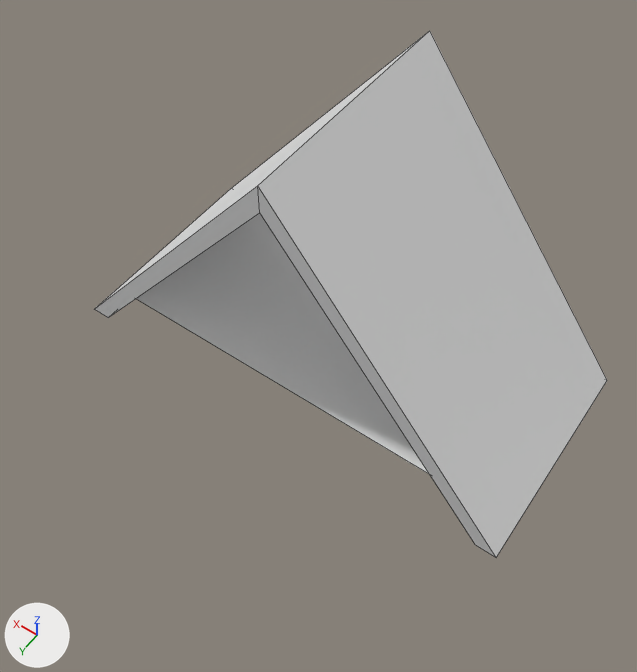
Two versions of the FBX model Assets/Enviroment/Building/Model/Block/roof_8x5x4_head.fbx, one commit apart.
Both versions are drawn from a 50 mm lens placed at (-5.89, 8.34, 13.69), pointed at (-0.44, 0.71, 1.7). Lighting does not change. The marker at lower left points along +X, +Y and +Z. Mesh edges are drawn as thin lines. Materials are left out; every surface is plain grey. Vertices at the same position are counted once.

Objects in the first picture: 'roof_8x5x4_head'.
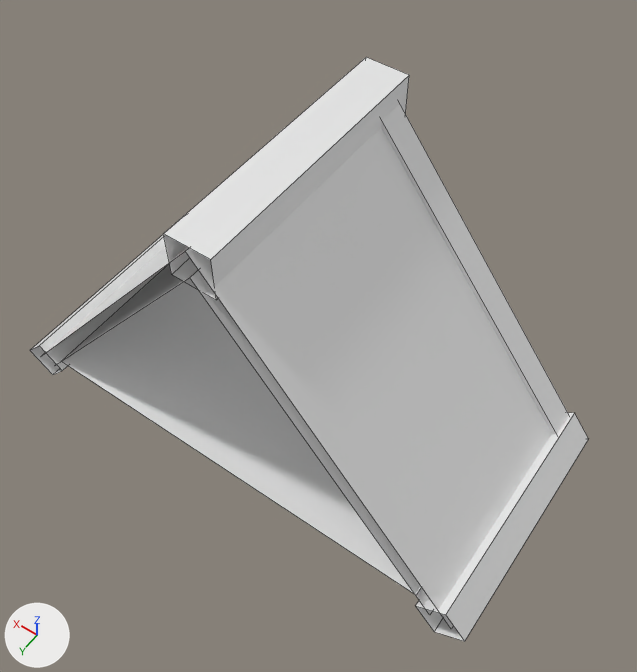
Commit message: fix roof

Changed parts and their boxes [x1, y1, x2, y2] in the pictures (637 x 672 px):
'roof_8x5x4_head', reshaped, turned, rescaled: before [95, 31, 607, 557]; after [30, 57, 588, 642]

The change in detail:
me_cube_003 is used by ob_roof_8x5x4_head; location (0.0, 0.0, 0.0); rotation (1.571, 0.0, 0.0), in degrees (90, 0, 0); scale (0.01, 0.002, 0.01).
me_cube_003 had 17 vertices, 9 faces and spanned x -470.0..470.0, y -200.0..2750.0, z -150.0..300.0.
me_cube_003 now has 57 vertices, 28 faces and spans x -500.0..497.0, y -85.0..554.0, z -175.0..303.0.
Part 1, on me_cube_003:
13 vertices are removed from x -470.0..470.0, y -200.0..2750.0, z -150.0..300.0.
8 faces are deleted.
39 vertices are added at x -500.0..497.0, y -85.0..554.0, z -175.0..303.0.
8 new vertices lie (0.0, 0.0, 51.0) away from vertices in x -487.0..484.0, y -73.0..529.0, z -153.0.
6 new vertices lie (0.0, 0.0, 450.0) away from vertices in x -470.0..470.0, y -40.0..550.0, z -150.0.
27 new faces join them.
Object 'roof_8x5x4_head' (ob_roof_8x5x4_head) turns from (90, 0, 0) to (90, 0, -180) degrees about x, y and z.
Object 'roof_8x5x4_head' (ob_roof_8x5x4_head) is rescaled from (0.01, 0.002, 0.01) to (0.01, 0.01, 0.01).
